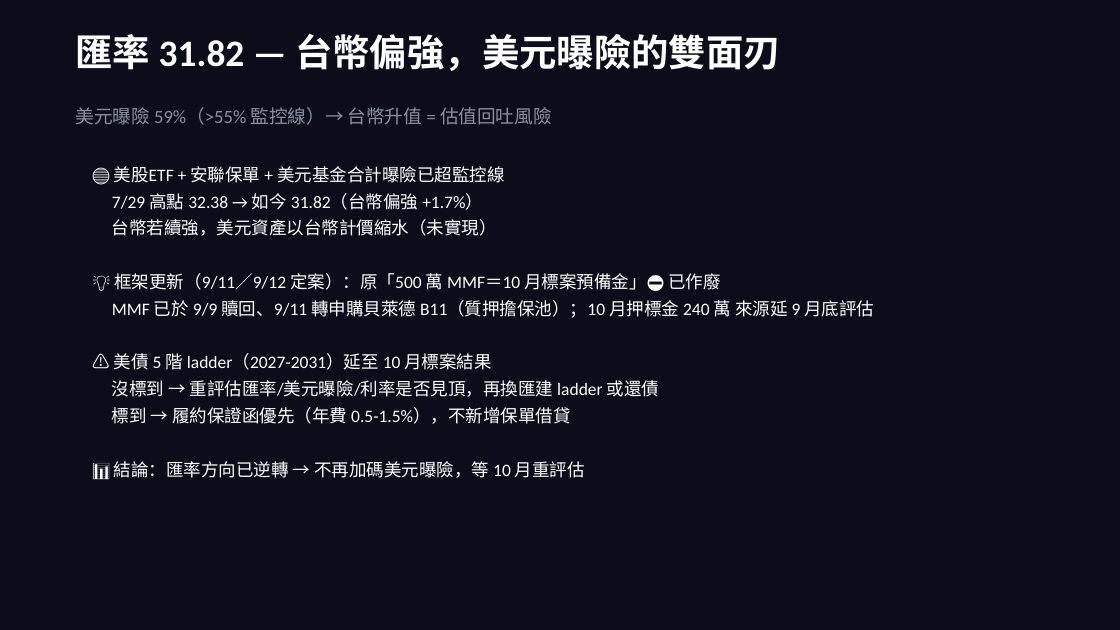
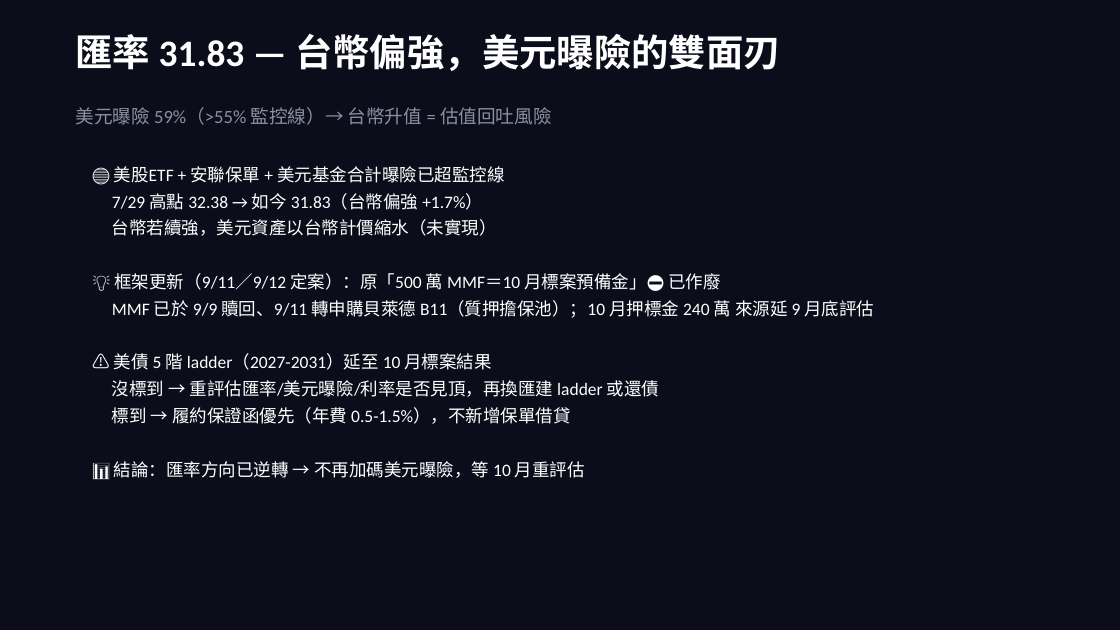
Before and after one commit to b0988321088/longjiu-dashboard-2, a slide deck: slide 3 of 大轉向資產配置策略_final.pptx. Drawn at 1120x630 pixels with LibreOffice and Linux fonts; fonts in the diff are those of the drawing. Boxes give left, top, right and bottom in pixels: in the first picture for what was removed or moved away, otherwise in the second. Text is boxed around its words. In the diff, an @@ line names an element or a change of style, - is before the commit and + after.

```diff
--- a/大轉向資產配置策略_final.pptx
+++ b/大轉向資產配置策略_final.pptx
@@ text at (x1=75, y1=34, x2=781, y2=71): text changed @@
-匯率 31.82 — 台幣偏強，美元曝險的雙面刃
+匯率 31.83 — 台幣偏強，美元曝險的雙面刃
@@ text at (x1=112, y1=193, x2=483, y2=210): text changed @@
-7/29 高點 32.38 → 如今 31.82（台幣偏強 +1.7%）
+7/29 高點 32.38 → 如今 31.83（台幣偏強 +1.7%）
```
Also in this commit, not shown: 7 other slides changed, 2 other files.
